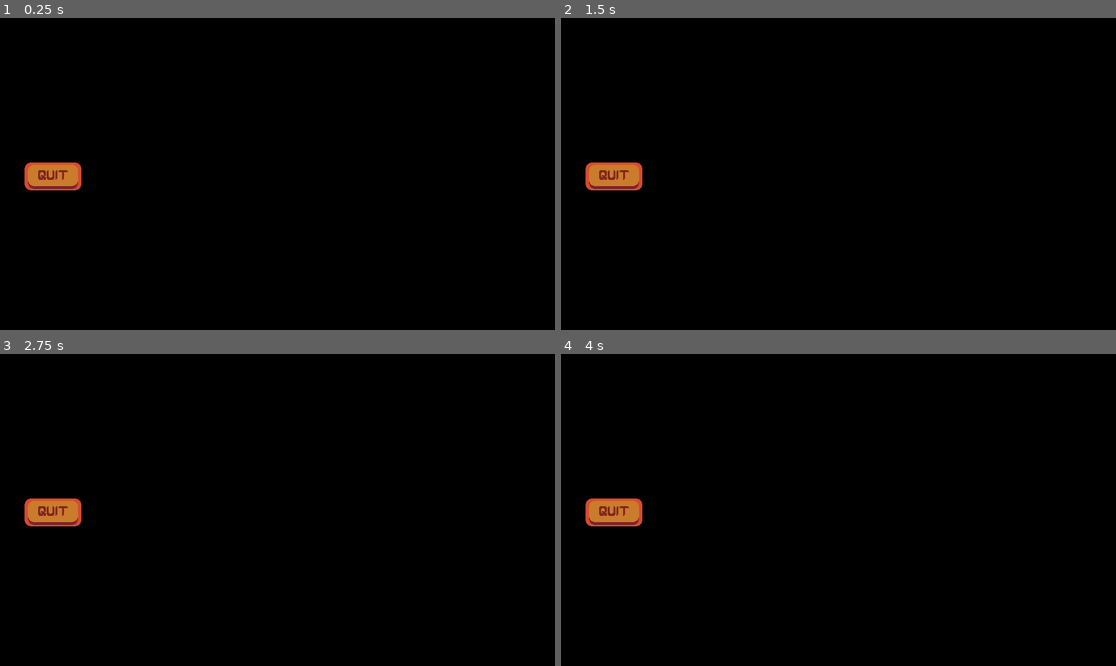
Above: before the commit, frames 1-4 (two rows, left to right).
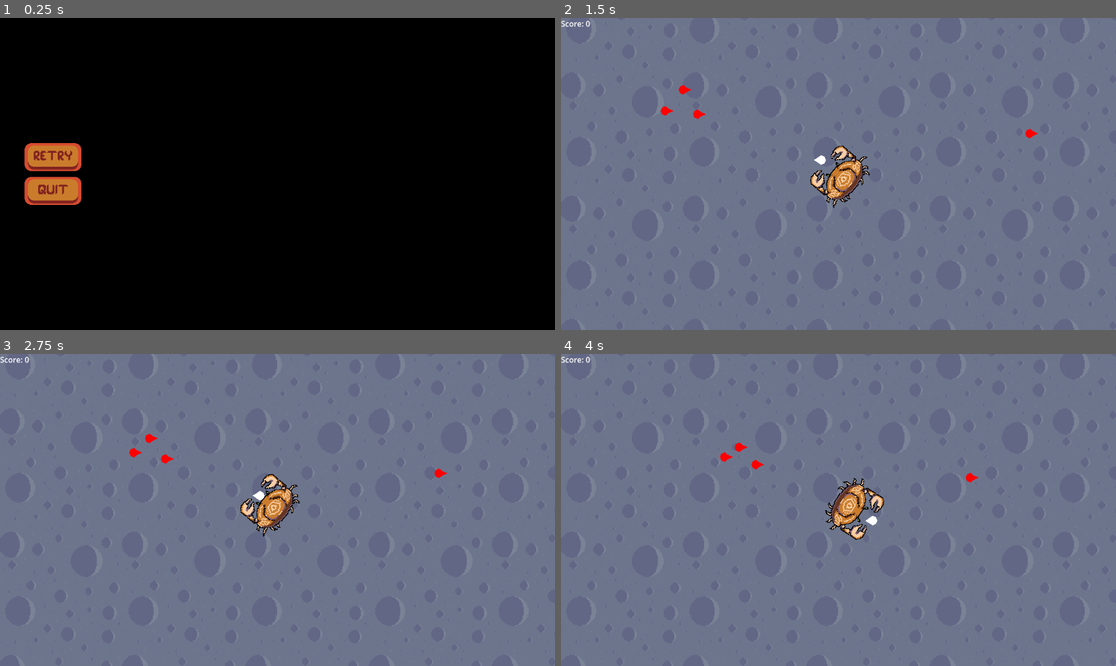
Above: after the commit, the same moments.

Repository: P-zee/UWRGJ-Team3
Game: Godot game, scene res://GameOVer/gameover.tscn
Two runs of this game, one before a commit and one after it. Both use one fixed random seed, a clock stepped at 60 frames per second and the inputs below. This scene is started directly instead of the project's main scene.
Inputs (mouse positions are in pixels of both pictures, inside the frame that each line leads up to):
- Up to frame 1 (0.25 s): no input
- Up to frame 2 (1.5 s): click (616, 158) at 0.5 s; click (616, 158) at 1.27 s
- Up to frame 3 (2.75 s): click (55, 494) at 2.02 s
- Up to frame 4 (4 s): tap Enter at 2.75 s; move the mouse to (960, 494) at 2.77 s; hold D (move_right) 2.78-3.53 s; tap Space (fire_melee) at 2.85, 3.6 s; move the mouse to (727, 525) at 3.52 s; hold S (move_down) from 3.53 s (still down)

The runs differ from the first frame. In frame 1, 1.7% of the frame differs, in the area x 4-15%, y 40-60%; in frame 2, 100%, in the area x 0-100%, y 0-100%; in frame 3, 100%; in frame 4, 100%.

Commit message:
Created a check for score to win

Diff:
--- a/Environment/level.gd
+++ b/Environment/level.gd
@@ -3,6 +3,8 @@
 # Number of food eaten
 var score = 0;
 
+# Number of food needed to win
+const SCORE_TO_WIN = 5;
 
 # Called when the node enters the scene tree for the first time.
 func _ready() -> void:
@@ -21,4 +23,6 @@
 
 func _on_queen_food_collected() -> void:
 	score += 1
-	pass # Replace with function body.
+	# Check if the score is enough for a win
+	if (score >= SCORE_TO_WIN):
+		get_tree().change_scene_to_file("res://GameOver/game_over.tscn")
--- a/GameOVer/gameover.tscn
+++ b/GameOVer/gameover.tscn
@@ -1,8 +1,10 @@
-[gd_scene load_steps=5 format=3 uid="uid://qfci1j0qndqp"]
+[gd_scene load_steps=7 format=3 uid="uid://qfci1j0qndqp"]
 
 [ext_resource type="Script" path="res://GameOver/gameover.gd" id="1_yb552"]
 [ext_resource type="Texture2D" uid="uid://4qwpnrcfv4pg" path="res://Menu/black_background.png" id="2_5v035"]
 [ext_resource type="Texture2D" uid="uid://c60t5xbb0oj6m" path="res://Menu/Quit.png" id="3_epfrk"]
+[ext_resource type="Texture2D" uid="uid://cfigw706b8f4p" path="res://GameOver/Retry.png" id="3_u0afi"]
+[ext_resource type="Texture2D" uid="uid://w5bba1pqjbn" path="res://GameOver/Retry_pressed.png" id="4_eppg4"]
 [ext_resource type="Texture2D" uid="uid://7u21f0qj6l57" path="res://Menu/Quit_pressed.png" id="4_qk4pc"]
 
 [node name="Control" type="Control"]
@@ -46,6 +48,9 @@
 
 [node name="Retry" type="TextureButton" parent="MarginContainer/HBoxContainer/VBoxContainer"]
 layout_mode = 2
+texture_normal = ExtResource("3_u0afi")
+texture_pressed = ExtResource("4_eppg4")
+texture_focused = ExtResource("4_eppg4")
 
 [node name="Quit" type="TextureButton" parent="MarginContainer/HBoxContainer/VBoxContainer"]
 layout_mode = 2
